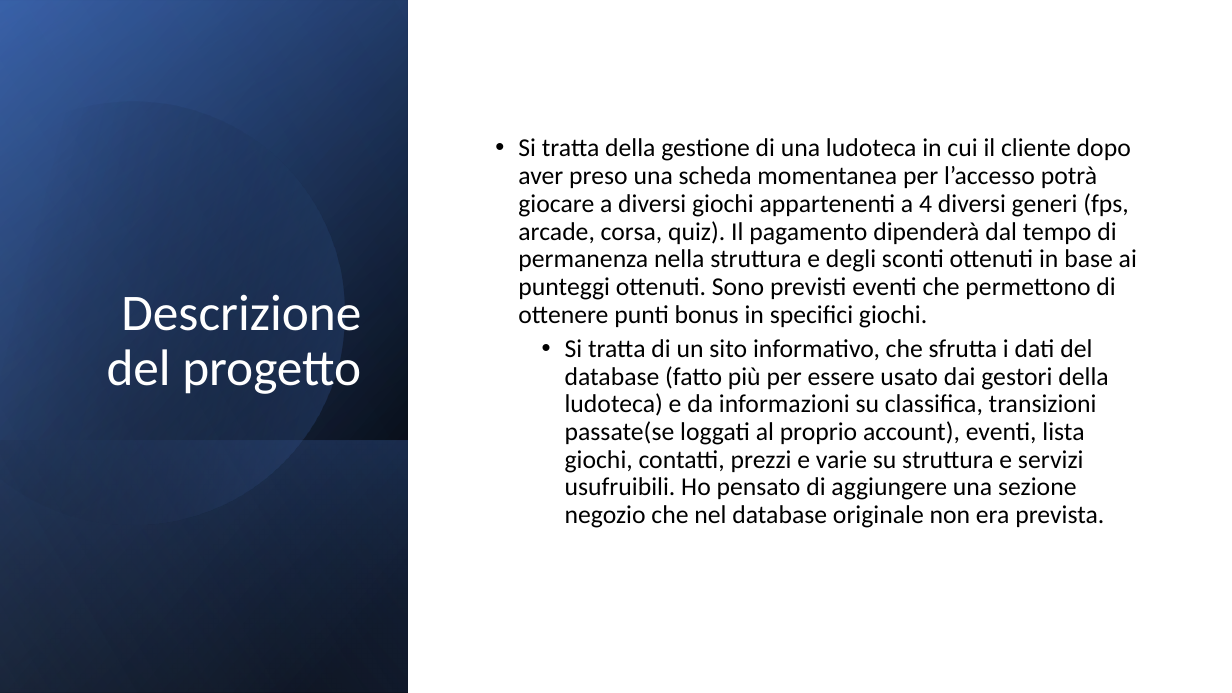
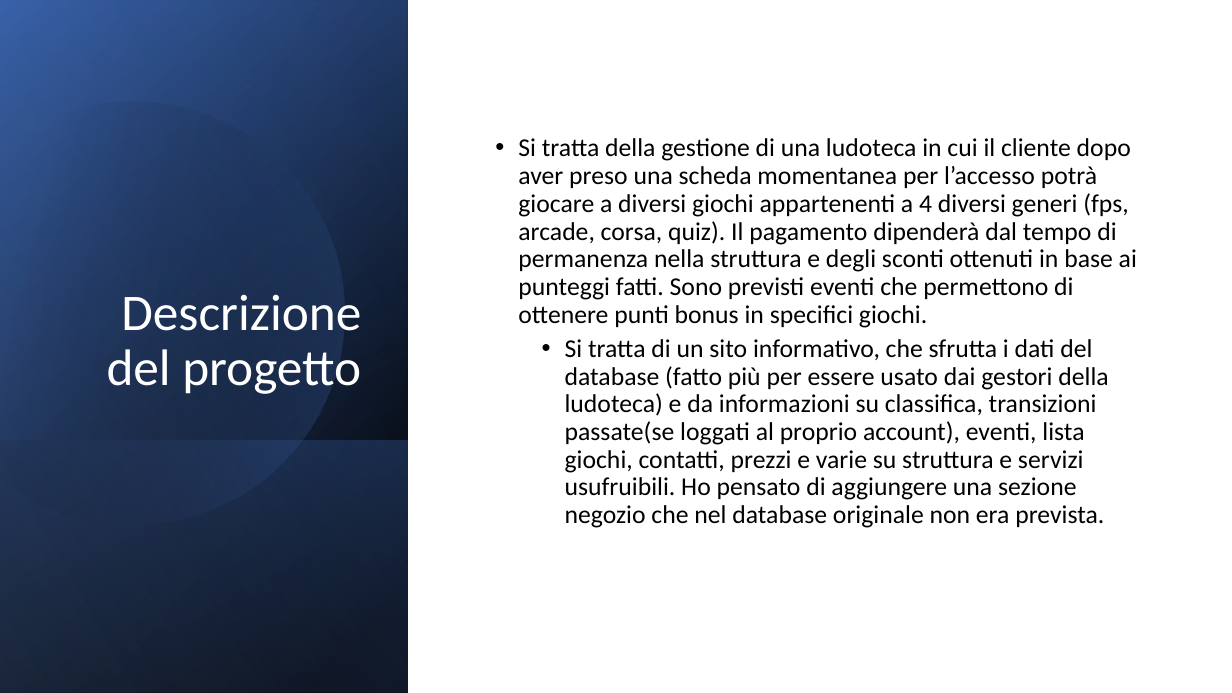
Before and after one commit to TheGarbage/mhw1, a slide deck: slide 2 of mhw1.pptx. Drawn at 1232x693 pixels with LibreOffice and Linux fonts; fonts in the diff are those of the drawing. Boxes give left, top, right and bottom in pixels: in the first picture for what was removed or moved away, otherwise in the second. Text is boxed around its words. In the diff, an @@ line names an element or a change of style, - is before the commit and + after.

Commit message:
Update mhw1.pptx
ottenuti

```diff
--- a/mhw1.pptx
+++ b/mhw1.pptx
@@ text at box(518, 138, 1137, 328): text changed @@
-• Si tratta della gestione di una ludoteca in cui il cliente dopo aver preso una scheda momentanea per l’accesso potrà giocare a diversi giochi appartenenti a 4 diversi generi (fps, arcade, corsa, quiz). Il pagamento dipenderà dal tempo di permanenza nella struttura e degli sconti ottenuti in base ai punteggi ottenuti. Sono previsti eventi che permettono di ottenere punti bonus in specifici giochi.
+• Si tratta della gestione di una ludoteca in cui il cliente dopo aver preso una scheda momentanea per l’accesso potrà giocare a diversi giochi appartenenti a 4 diversi generi (fps, arcade, corsa, quiz). Il pagamento dipenderà dal tempo di permanenza nella struttura e degli sconti ottenuti in base ai punteggi fatti. Sono previsti eventi che permettono di ottenere punti bonus in specifici giochi.
```
